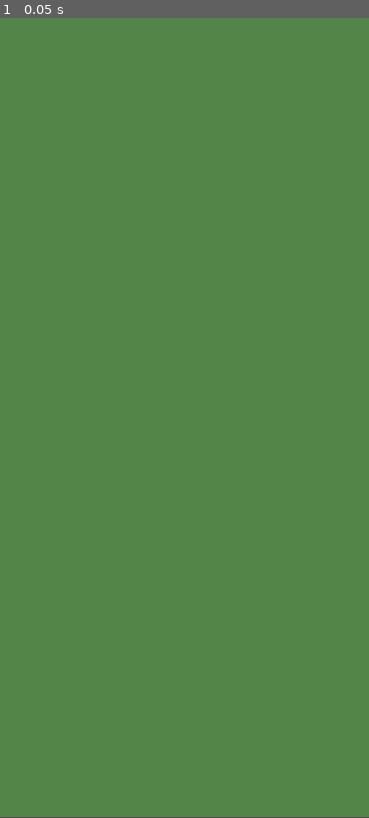
Above: before the commit, frame 1.
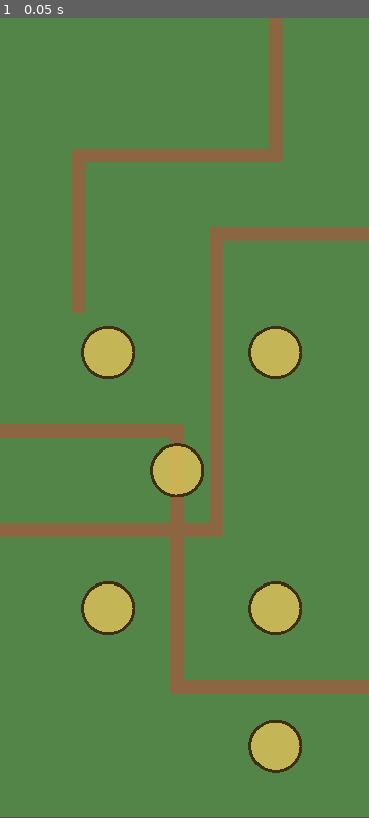
Above: after the commit, the same moment.

Repository: ookeooke/td1
Game: Godot game, scene res://main/Main.tscn
Same seed, same stepped clock (60 frames per second), same inputs: the game is played once before the commit and once after it.
Inputs:
- Up to frame 1 (0.05 s): no input

The runs differ from the first frame. In frame 1, 13% of the frame differs, in the area x 0-100%, y 0-95%.

Commit message:
Fix Phase 2 draw order: paint bg inside _draw
ColorRect Background was a child, so it rendered after Map._draw() and
covered the path polylines + tower-spot circles. Paint the background
rect as the first call inside _draw() instead; remove the ColorRect node.

Co-Authored-By: Claude Opus 4.6 <noreply@anthropic.com>

Diff:
--- a/map/Map.gd
+++ b/map/Map.gd
@@ -53,6 +53,9 @@
 
 
 func _draw() -> void:
+	# Background fill (placeholder — replaced by tilemap art in Phase 41).
+	draw_rect(Rect2(Vector2.ZERO, Vector2(375, 812)), Color(0.32, 0.52, 0.28, 1))
+
 	for path_id in _paths_by_id:
 		var p: Path2D = _paths_by_id[path_id]
 		if p.curve == null:
@@ -60,6 +63,7 @@
 		var pts := p.curve.get_baked_points()
 		if pts.size() >= 2:
 			draw_polyline(pts, Color(0.55, 0.4, 0.25), 14.0)
+
 	for child in tower_spots_node.get_children():
 		if child is Marker2D:
 			draw_circle(child.position, 26.0, Color(0.85, 0.75, 0.35, 0.85))
--- a/map/Map.tscn
+++ b/map/Map.tscn
@@ -1,15 +1,10 @@
-[gd_scene load_steps=3 format=3 uid="uid://b1td1map00000"]
+[gd_scene format=3 uid="uid://b1td1map00000"]
 
 [ext_resource type="Script" path="res://map/Map.gd" id="1_map"]
 [ext_resource type="Script" path="res://map/GridManager.gd" id="2_grid"]
 
 [node name="Map" type="Node2D"]
 script = ExtResource("1_map")
-
-[node name="Background" type="ColorRect" parent="."]
-offset_right = 375.0
-offset_bottom = 812.0
-color = Color(0.32, 0.52, 0.28, 1)
 
 [node name="NavigationRegion2D" type="NavigationRegion2D" parent="."]
 
